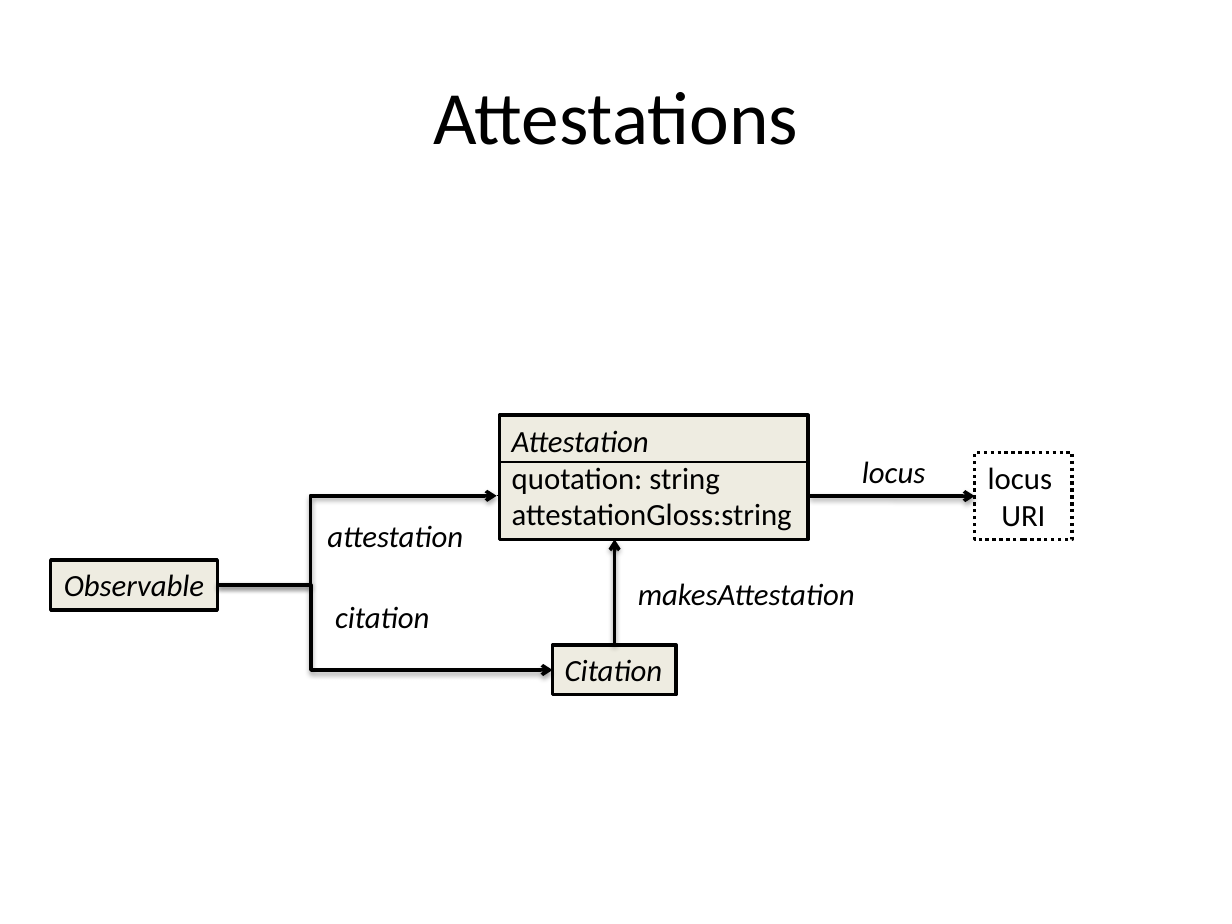
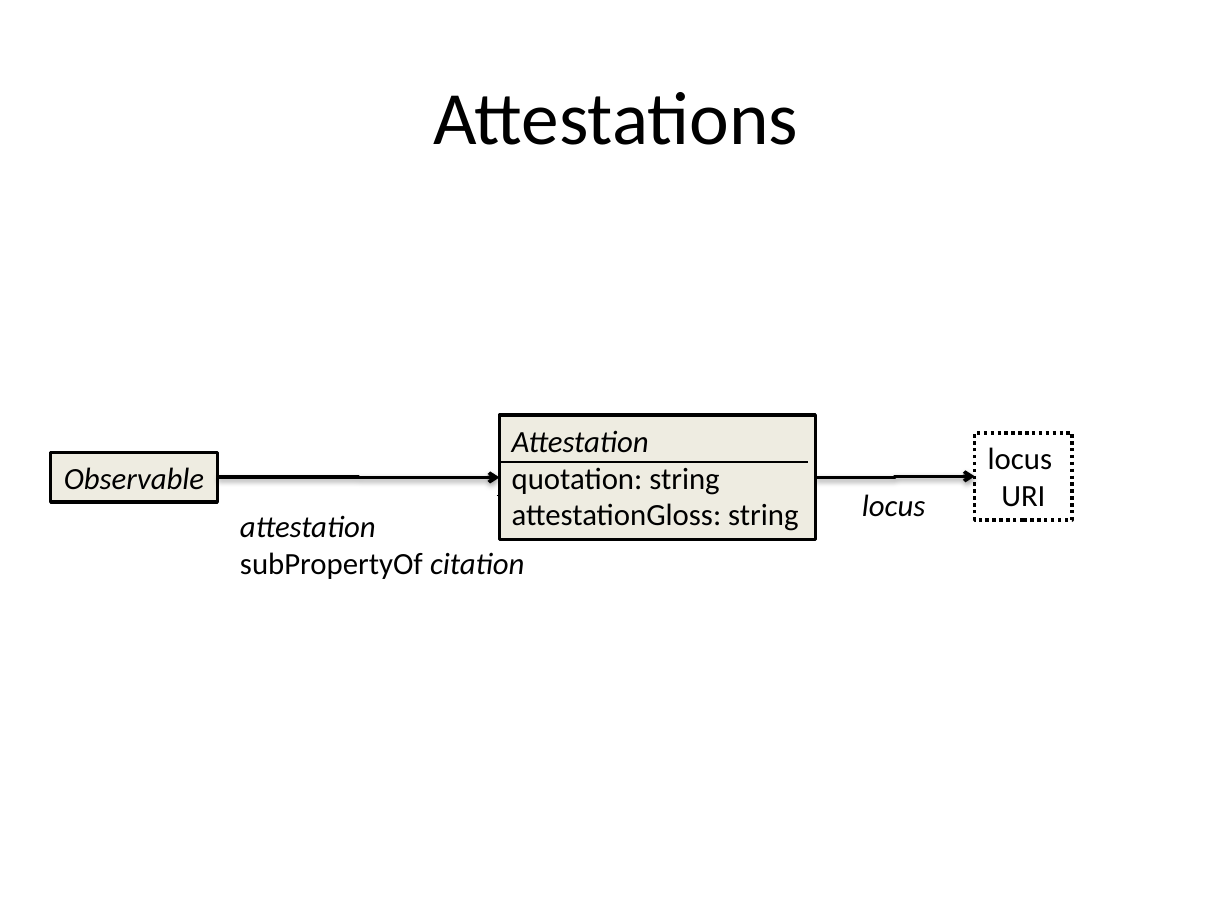
Before and after one commit to ontolex/frequency-attestation-corpus-information, a slide deck: slide 4 of img/source.pptx. Drawn at 1232x924 pixels with LibreOffice and Linux fonts; fonts in the diff are those of the drawing. Boxes give left, top, right and bottom in pixels: in the first picture for what was removed or moved away, otherwise in the second. Text is boxed around its words. In the diff, an @@ line names an element or a change of style, - is before the commit and + after.

Commit message:
minor

```diff
--- a/img/source.pptx
+++ b/img/source.pptx
@@ rectangle "Attestation" resized from (x1=500, y1=415, x2=809, y2=540) to (x1=500, y1=415, x2=816, y2=540) @@
@@ rectangle "locus" moved from (x1=975, y1=452, x2=1072, y2=540) to (x1=975, y1=432, x2=1072, y2=520) @@
@@ rectangle "Observable" moved from (x1=51, y1=561, x2=217, y2=610) to (x1=51, y1=452, x2=217, y2=501) @@
@@ elbow arrow moved from (217, 585) - (496, 495) to (217, 477) - (500, 478) @@
@@ elbow arrow moved from (809, 495) - (975, 496) to (816, 478) - (975, 477) @@
@@ text "attestation" moved from (x1=327, y1=525, x2=463, y2=548) to (x1=240, y1=515, x2=524, y2=579) @@
@@ text in rectangle at (x1=512, y1=503, x2=798, y2=531): spaces changed @@
-attestationGloss:string
+attestationGloss: string
@@ text "locus" moved from (x1=862, y1=461, x2=925, y2=484) to (x1=862, y1=494, x2=925, y2=517) @@
@@ text at (x1=240, y1=552, x2=524, y2=579): paragraph added @@
+subPropertyOf citation
@@ elbow arrow removed from (615, 646) to (615, 540) @@
@@ elbow arrow removed from (217, 585) to (553, 670) @@
@@ text removed at (x1=638, y1=583, x2=855, y2=606) @@
-makesAttestation
@@ text removed at (x1=335, y1=606, x2=429, y2=629) @@
-citation
@@ rectangle removed at (x1=553, y1=646, x2=676, y2=695) @@
-Citation
```
Also in this commit, not shown: 1 other slide changed, 1 slide removed.
